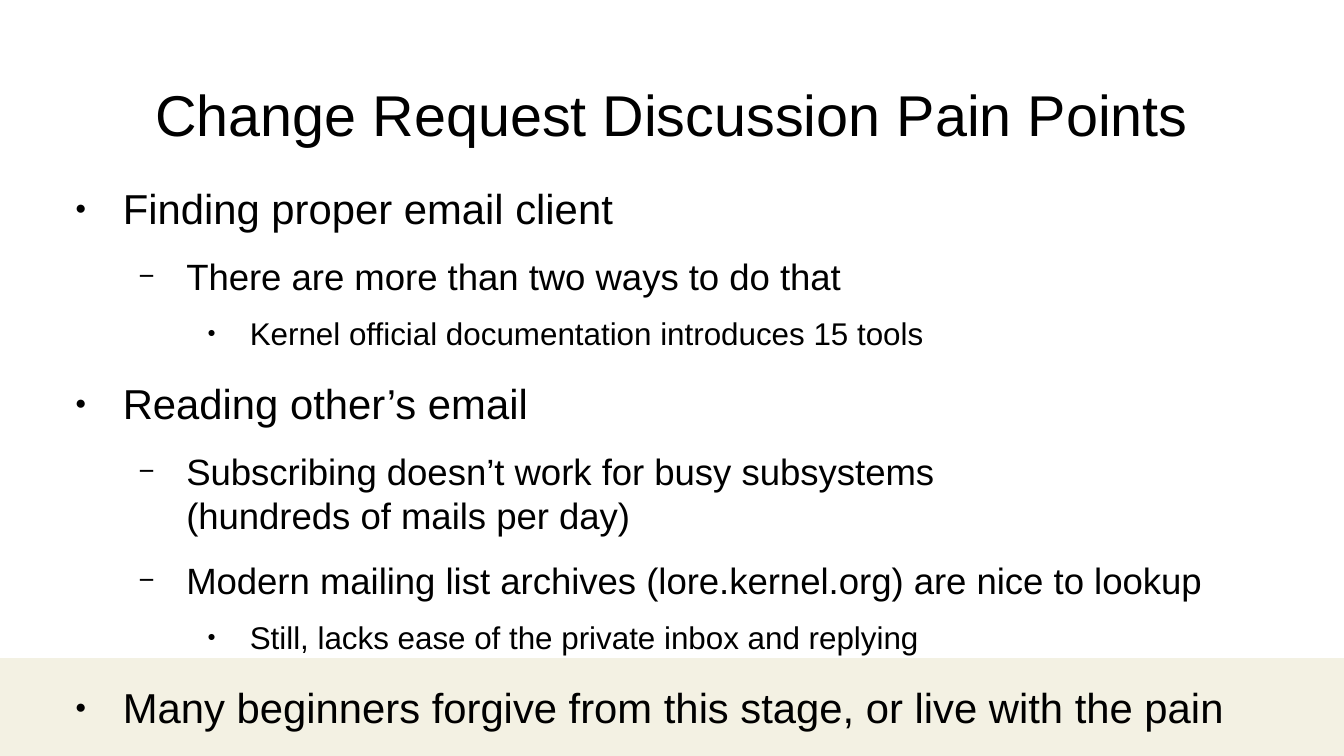
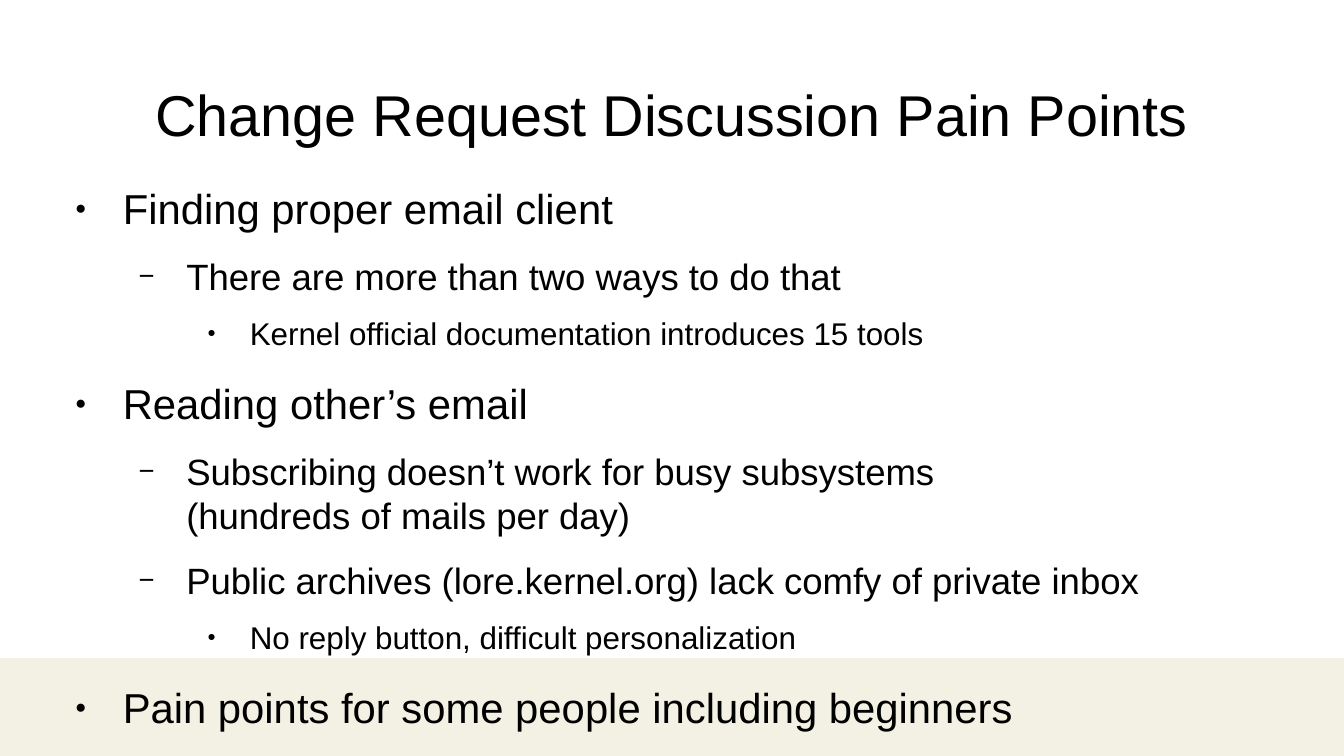
Before and after one commit to damonitor/talks, a slide deck: slide 11 of 2025/ossjp/hkml_ossjp25.odp (slide 10 before the commit). Drawn at 1344x756 pixels with LibreOffice and Linux fonts; fonts in the diff are those of the drawing; background and template pictures are left out. Boxes give left, top, right and bottom in pixels: in the first picture for what was removed or moved away, otherwise in the second. Text is boxed around its words. In the diff, an @@ line names an element or a change of style, - is before the commit and + after.

```diff
--- a/2025/ossjp/hkml_ossjp25.odp
+++ b/2025/ossjp/hkml_ossjp25.odp
@@ text at <box>123,567,1139,732</box>: text changed @@
-  − Modern mailing list archives (lore.kernel.org) are nice to lookup
-    ● Still, lacks ease of the private inbox and replying
-● Many beginners forgive from this stage, or live with the pain
+  − Public archives (lore.kernel.org) lack comfy of private inbox
+    ● No reply button, difficult personalization
+● Pain points for some people including beginners
```
Also in this commit, not shown: 18 other slides changed, 3 slides added, 4 slides removed, 1 other file.
